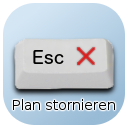
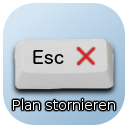
Layers edited between the first and the second 128 x 128 image:
painted on "Plan stornieren" over <box>13,99,115,110</box>
painted on "Drop Shadow" over <box>11,97,117,112</box>
